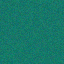
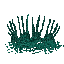
Before/after of a (64, 64) layered artwork. What changed in the layer stack:
painted on "Layer 3" over box(5, 14, 64, 54)
hid "text_grass" over box(0, 0, 64, 64)
